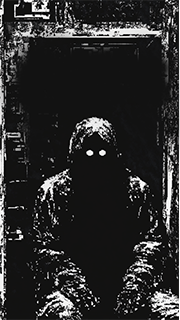
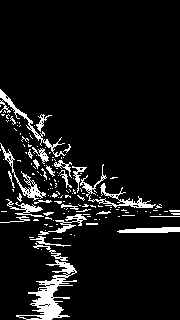
Layered file, before and after one edit (180 × 320). Changes by layer:
added layer "Layer 1" above "lmenchiari_a_monochrome_1_bit_pixelart_sunset_on_the_beach_wi_17e4d6b8-247e-4af…" over [0, 0, 180, 320]
added layer "lmenchiari_a_monochrome_1_bit_pixelart_sunset_on_the_beach_wi_17e4d6b8-247e-4af…" (1st of 2) above "lmenchiari_a_monochrome_1_bit_pixelart_sunset_on_the_beach_wi_17e4d6b8-247e-4af…" over [0, 0, 180, 320]
added layer "Layer 0" over [0, 0, 180, 320]
